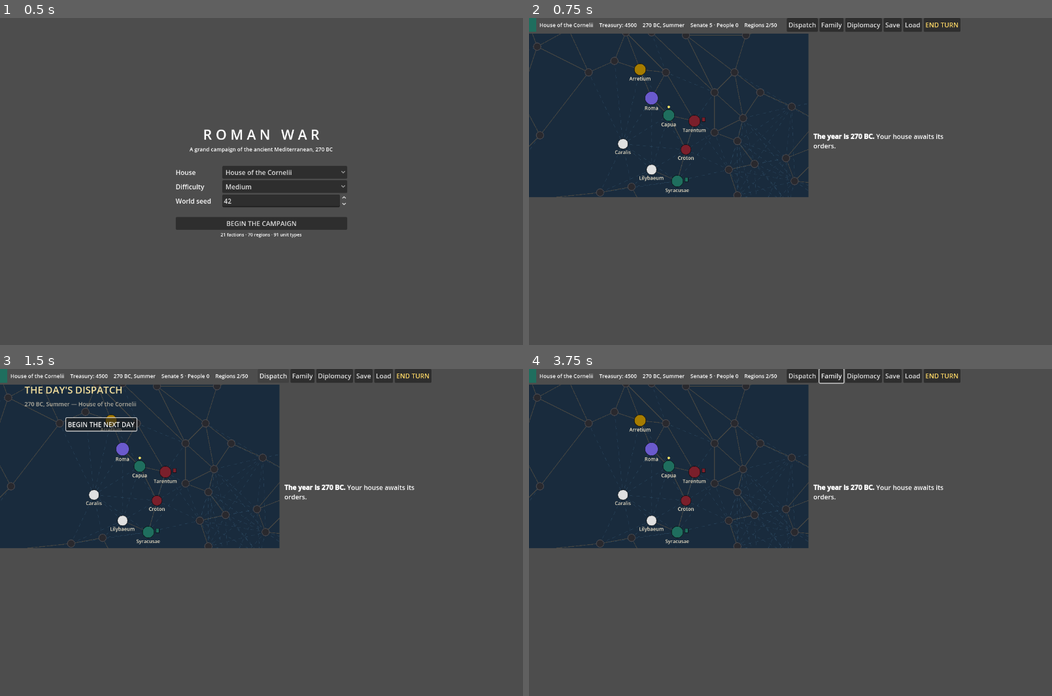
Above: before the commit, frames 1-4 (two rows, left to right).
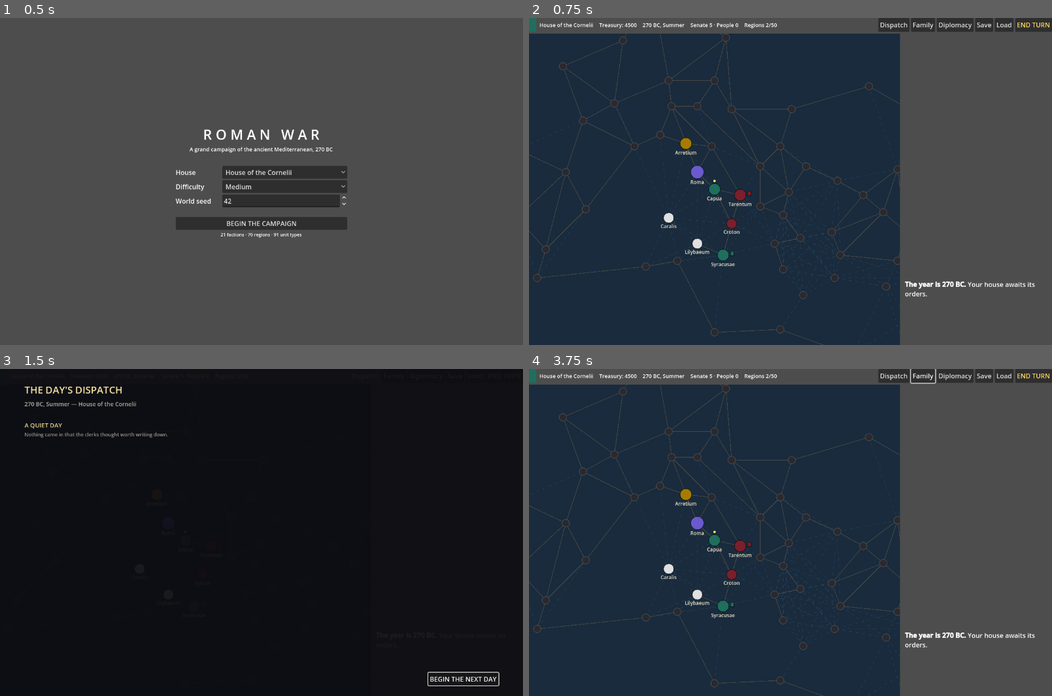
Above: after the commit, the same moments.

Repository: zhynek/Roman-War
Game: Godot game, scene res://src/ui/main.tscn
Two runs of this game, one before a commit and one after it. Both use one fixed random seed, a clock stepped at 60 frames per second and the inputs below.
Inputs:
- Up to frame 1 (0.5 s): no input
- Up to frame 2 (0.75 s): click "BEGIN THE CAMPAIGN" at 0.5 s
- Up to frame 3 (1.5 s): click "Dispatch" at 1.25 s
- Up to frame 4 (3.75 s): click "BEGIN THE NEXT DAY" at 2 s; click "Family" at 2.75 s; click "OK" at 3.5 s

Frame 1 is identical in both runs. In frame 2, 44% of the frame differs, in the area x 0-100%, y 0-100%; in frame 3, 99%; in frame 4, 44%.

Commit message:
Fix the campaign screen and the day's overlays never filling the window
set_anchors_preset PRESERVES a control's current rect. A freshly built Control
is 0x0, so the screen anchored full-rect with offsets of (0, 0, -width,
-height): it rendered at its minimum size in the top-left corner and grew only
by the DELTA of a window resize, leaving Godot's grey clear colour across the
rest. set_anchors_and_offsets_preset is the variant that actually resizes.

All eleven call sites had it, including the two overlays this branch added —
a 0x0 TurnSequence would have played the whole day inside one corner pixel.
Presets zero the offsets, so the controls that are not full-rect (the day
meter, the chapter banner, the speed and skip row) get their heights back
explicitly rather than collapsing to nothing.

test_campaign_screen_fills_its_window pins the anchors, the zeroed offsets and
the resulting size against the real window, for the screen and both overlays.

This fix was independently found on three other branches; the diagnosis above
is from 87b018d on claude/project-handoff-familiarization-565ba5.

Co-Authored-By: Claude Opus 5 <noreply@anthropic.com>
Claude-Session: https://claude.ai/code/session_01Y3tzqo4nmA9NE6wqc29rib

Diff:
--- a/src/ui/campaign_screen.gd
+++ b/src/ui/campaign_screen.gd
@@ -39,9 +39,14 @@
 
 
 func _ready() -> void:
-	set_anchors_preset(Control.PRESET_FULL_RECT)
+	# set_anchors_AND_OFFSETS_preset, not set_anchors_preset: the latter KEEPS
+	# the control's current rect, and a freshly built Control is 0x0. The screen
+	# then rendered at its minimum size in the top-left corner of the window and
+	# grew only by the DELTA of a resize, leaving Godot's grey clear colour over
+	# the rest. Pinned by test_campaign_screen_fills_its_window.
+	set_anchors_and_offsets_preset(Control.PRESET_FULL_RECT)
 	var root := VBoxContainer.new()
-	root.set_anchors_preset(Control.PRESET_FULL_RECT)
+	root.set_anchors_and_offsets_preset(Control.PRESET_FULL_RECT)
 	add_child(root)
 
 	root.add_child(_build_top_bar())
--- a/src/ui/dispatch_panel.gd
+++ b/src/ui/dispatch_panel.gd
@@ -19,16 +19,16 @@
 
 
 func _ready() -> void:
-	set_anchors_preset(Control.PRESET_FULL_RECT)
+	set_anchors_and_offsets_preset(Control.PRESET_FULL_RECT)
 	visible = false
 
 	var backdrop := ColorRect.new()
-	backdrop.set_anchors_preset(Control.PRESET_FULL_RECT)
+	backdrop.set_anchors_and_offsets_preset(Control.PRESET_FULL_RECT)
 	backdrop.color = BACKDROP
 	add_child(backdrop)
 
 	var frame := VBoxContainer.new()
-	frame.set_anchors_preset(Control.PRESET_FULL_RECT)
+	frame.set_anchors_and_offsets_preset(Control.PRESET_FULL_RECT)
 	frame.offset_left = 60
 	frame.offset_right = -60
 	frame.offset_top = 34
--- a/src/ui/turn_sequence.gd
+++ b/src/ui/turn_sequence.gd
@@ -41,7 +41,10 @@
 
 
 func _ready() -> void:
-	set_anchors_preset(Control.PRESET_FULL_RECT)
+	# set_anchors_AND_OFFSETS_preset, not set_anchors_preset: the latter keeps
+	# the control's current rect, which for a freshly built Control is 0x0, so
+	# the overlay would sit in the top-left corner at nothing by nothing.
+	set_anchors_and_offsets_preset(Control.PRESET_FULL_RECT)
 	mouse_filter = Control.MOUSE_FILTER_IGNORE
 	visible = false
 	set_process(false)
@@ -52,21 +55,22 @@
 	# A wash of colour over the map is the whole "dawn to dusk" effect: the art
 	# is placeholder circles, so the day is told with light, not with assets.
 	_tint = ColorRect.new()
-	_tint.set_anchors_preset(Control.PRESET_FULL_RECT)
+	_tint.set_anchors_and_offsets_preset(Control.PRESET_FULL_RECT)
 	_tint.color = DAWN_TINT
 	_tint.mouse_filter = Control.MOUSE_FILTER_IGNORE
 	add_child(_tint)
 
 	_meter = Control.new()
-	_meter.set_anchors_preset(Control.PRESET_TOP_WIDE)
-	_meter.custom_minimum_size = Vector2(0, 10)
+	_meter.set_anchors_and_offsets_preset(Control.PRESET_TOP_WIDE)
+	_meter.offset_bottom = 10
 	_meter.mouse_filter = Control.MOUSE_FILTER_IGNORE
 	_meter.draw.connect(_draw_meter)
 	add_child(_meter)
 
 	_chapter_label = Label.new()
-	_chapter_label.set_anchors_preset(Control.PRESET_CENTER_TOP)
+	_chapter_label.set_anchors_and_offsets_preset(Control.PRESET_CENTER_TOP)
 	_chapter_label.offset_top = 26
+	_chapter_label.offset_bottom = 56
 	_chapter_label.offset_left = -300
 	_chapter_label.offset_right = 300
 	_chapter_label.horizontal_alignment = HORIZONTAL_ALIGNMENT_CENTER
@@ -77,10 +81,11 @@
 
 	# Controls, top right: the player can always go faster or leave.
 	var controls := HBoxContainer.new()
-	controls.set_anchors_preset(Control.PRESET_TOP_RIGHT)
+	controls.set_anchors_and_offsets_preset(Control.PRESET_TOP_RIGHT)
 	controls.offset_left = -190
 	controls.offset_top = 14
 	controls.offset_right = -12
+	controls.offset_bottom = 46
 	add_child(controls)
 	_counter_label = Label.new()
 	_counter_label.add_theme_font_size_override("font_size", 12)
@@ -95,7 +100,7 @@
 	controls.add_child(skip)
 
 	_card = PanelContainer.new()
-	_card.set_anchors_preset(Control.PRESET_CENTER_BOTTOM)
+	_card.set_anchors_and_offsets_preset(Control.PRESET_CENTER_BOTTOM)
 	_card.offset_left = -330
 	_card.offset_right = 330
 	_card.offset_top = -132
--- a/tests/test_ui_smoke.gd
+++ b/tests/test_ui_smoke.gd
@@ -223,3 +223,37 @@
 	screen.dispatch_panel._on_dismiss()
 
 	screen.free()
+
+
+func test_campaign_screen_fills_its_window(t) -> void:
+	## Regression: `set_anchors_preset` KEEPS the control's current rect, so a
+	## freshly built (0x0) CampaignScreen stayed 0x0 and rendered at its minimum
+	## size in the top-left corner, growing only by the delta of a window
+	## resize — Godot's grey clear colour over the rest of the window. The
+	## screen, and every full-rect overlay on it, must anchor AND zero offsets.
+	var tree := Engine.get_main_loop() as SceneTree
+	var game := Game.new_campaign("julii", 11)
+	var screen := CampaignScreen.create(game)
+	tree.root.add_child(screen)
+
+	t.check_near(screen.anchor_left, 0.0, 0.001, "anchored to the left edge")
+	t.check_near(screen.anchor_top, 0.0, 0.001, "anchored to the top edge")
+	t.check_near(screen.anchor_right, 1.0, 0.001, "anchored to the right edge")
+	t.check_near(screen.anchor_bottom, 1.0, 0.001, "anchored to the bottom edge")
+	for offset in [screen.offset_left, screen.offset_top,
+			screen.offset_right, screen.offset_bottom]:
+		t.check_near(offset, 0.0, 0.001, "offsets are zeroed, not left at -size")
+
+	var window := tree.root.get_visible_rect().size
+	t.check_near(screen.size.x, window.x, 1.0, "the screen is as wide as its window")
+	t.check_near(screen.size.y, window.y, 1.0, "the screen is as tall as its window")
+
+	# The day's overlays are full-rect too: a 0x0 TurnSequence would play the
+	# whole day inside a single corner pixel.
+	for overlay in [screen.turn_sequence, screen.dispatch_panel]:
+		t.check_near(overlay.size.x, window.x, 1.0,
+			"%s spans the window" % overlay.get_class())
+		t.check_near(overlay.size.y, window.y, 1.0,
+			"%s fills the window height" % overlay.get_class())
+
+	screen.free()
